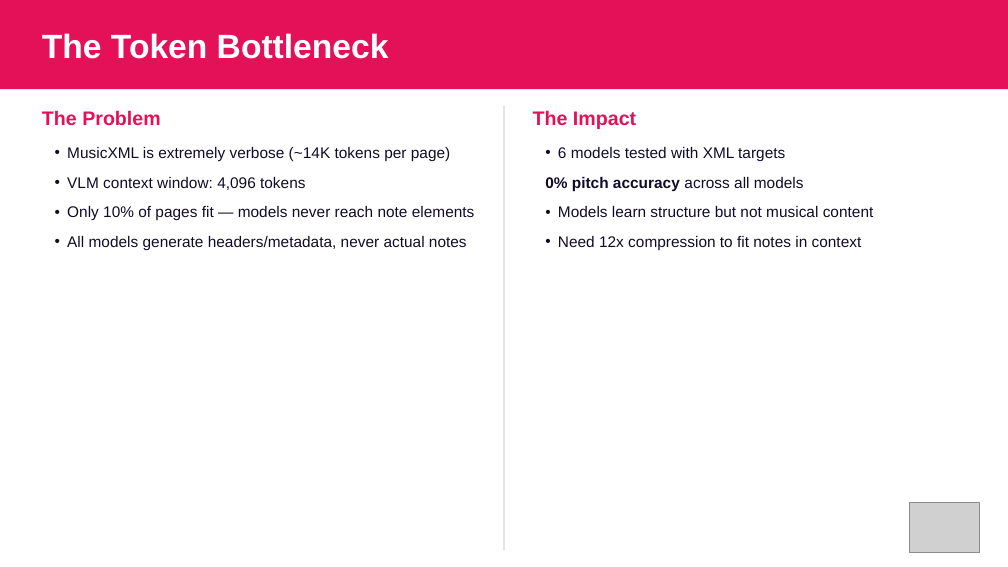
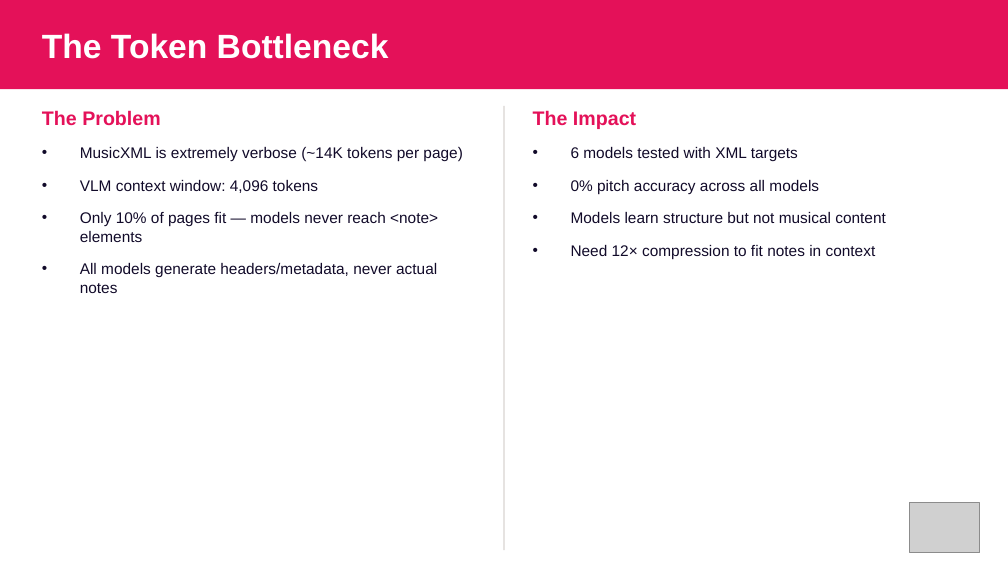
Before and after one commit to kungfuai/CVlization, a slide deck: slide 4 of examples/perception/optical_music_recognition/slides-omr-mxc/omr-mxc-results.pptx (slide 11 before the commit). Drawn at 1008x567 pixels with LibreOffice and Linux fonts; fonts in the diff are those of the drawing; grey boxes stand for pictures. Boxes give left, top, right and bottom in pixels: in the first picture for what was removed or moved away, otherwise in the second. Text is boxed around its words. In the diff, an @@ line names an element or a change of style, - is before the commit and + after.

Commit message:
Add 8K context, ablation study, training stability fixes for OMR
- train.py: per-run output dirs, bf16/8-bit quantization options,
  unsloth_train opt-in for grad-accum bug fix, strict_mxc fail-fast,
  warning logging for xml_to_mxc failures, MxcFailureTracker class
- generate.py: Level 6b/7a/7b/7c ablation variants
- 8K context configs for Level 6, 6b, 7, 7a-c (and a stable LR=5e-5
  variant for 6b that recovers from training instability)
- eval_run.py + eval.sh: standalone batch eval pipeline
- Reports split into date-prefixed docs:
  2026-04-01 context length & EOS, 2026-04-08 ablation & instability,
  2026-04-12 current findings
- Slides: omr-mxc-results 12-slide deck

```diff
--- a/examples/perception/optical_music_recognition/slides-omr-mxc/omr-mxc-results.pptx
+++ b/examples/perception/optical_music_recognition/slides-omr-mxc/omr-mxc-results.pptx
@@ text at box(80, 147, 462, 293): indent changed; more space between paragraphs @@
@@ text at box(571, 147, 886, 223): bold off in "0% pitch accuracy"; indent changed; more space between paragraphs @@
@@ text at box(80, 212, 438, 242): text changed @@
-• Only 10% of pages fit — models never reach note elements
+• Only 10% of pages fit — models never reach <note> elements
@@ text at box(571, 245, 876, 259): text changed @@
-• Need 12x compression to fit notes in context
+• Need 12× compression to fit notes in context
```
Also in this commit, not shown: 8 other slides changed, 7 slides removed, 31 other files.
